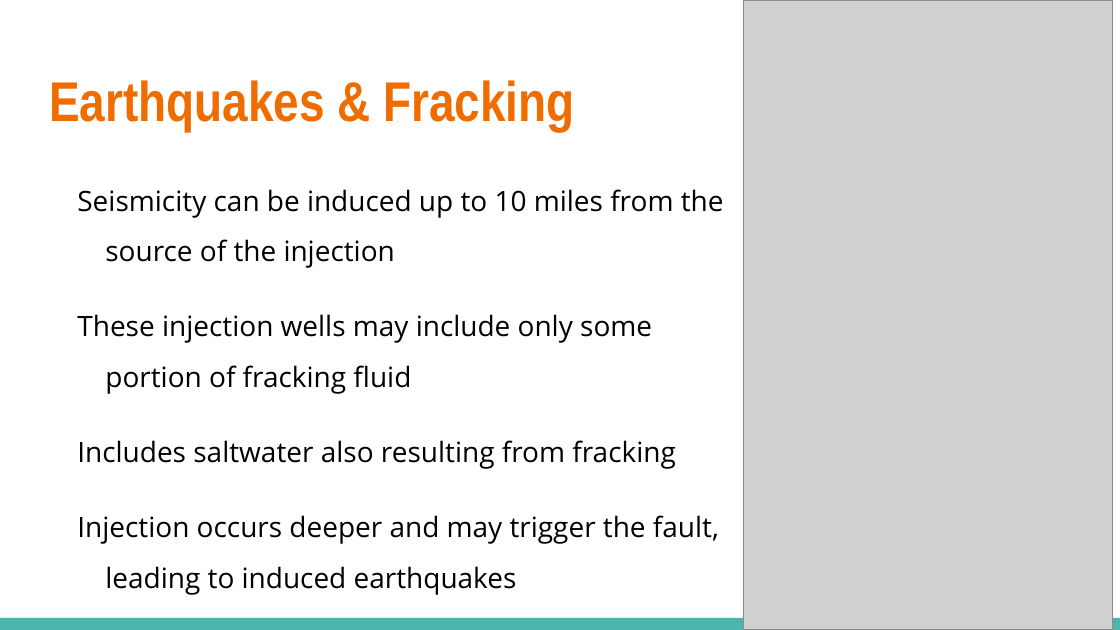
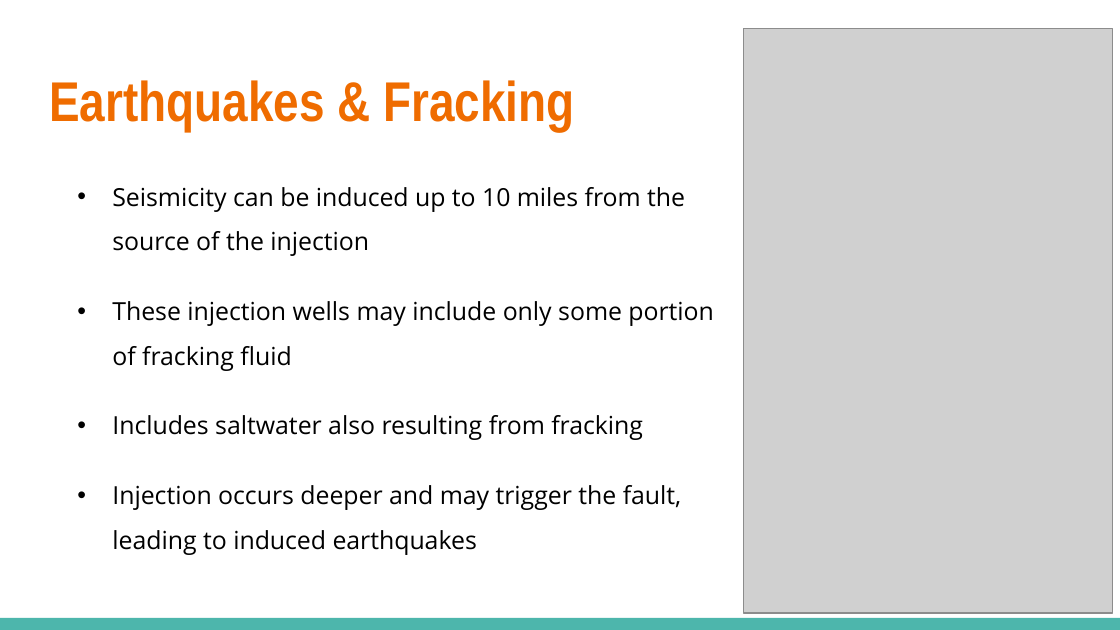
Before and after one commit to dillonthederp/Wolverines, a slide deck: slide 5 of Wolverines PowerPoint.pptx. Drawn at 1120x630 pixels with LibreOffice and Linux fonts; fonts in the diff are those of the drawing; grey boxes stand for pictures. Boxes give left, top, right and bottom in pixels: in the first picture for what was removed or moved away, otherwise in the second. Text is boxed around its words. In the diff, an @@ line names an element or a change of style, - is before the commit and + after.

Commit message:
Fixed formatting problems

```diff
--- a/Wolverines PowerPoint.pptx
+++ b/Wolverines PowerPoint.pptx
@@ picture: place and size @@
-picture at [744, 0, 1113, 629]
+picture at [744, 29, 1113, 614]
@@ text "Seismicity can be induced up ..." at [112, 187, 713, 555]: size 18 to 16 pt; bullet none to • @@
```
Also in this commit, not shown: 13 other slides changed.
